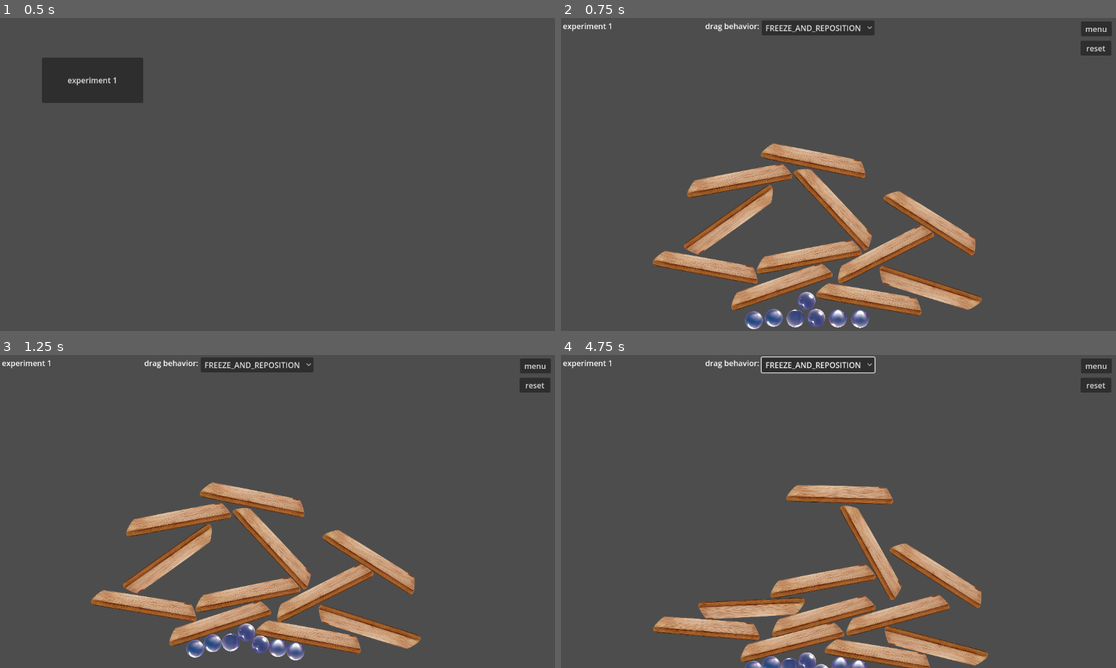
Above: before the commit, frames 1-4 (two rows, left to right).
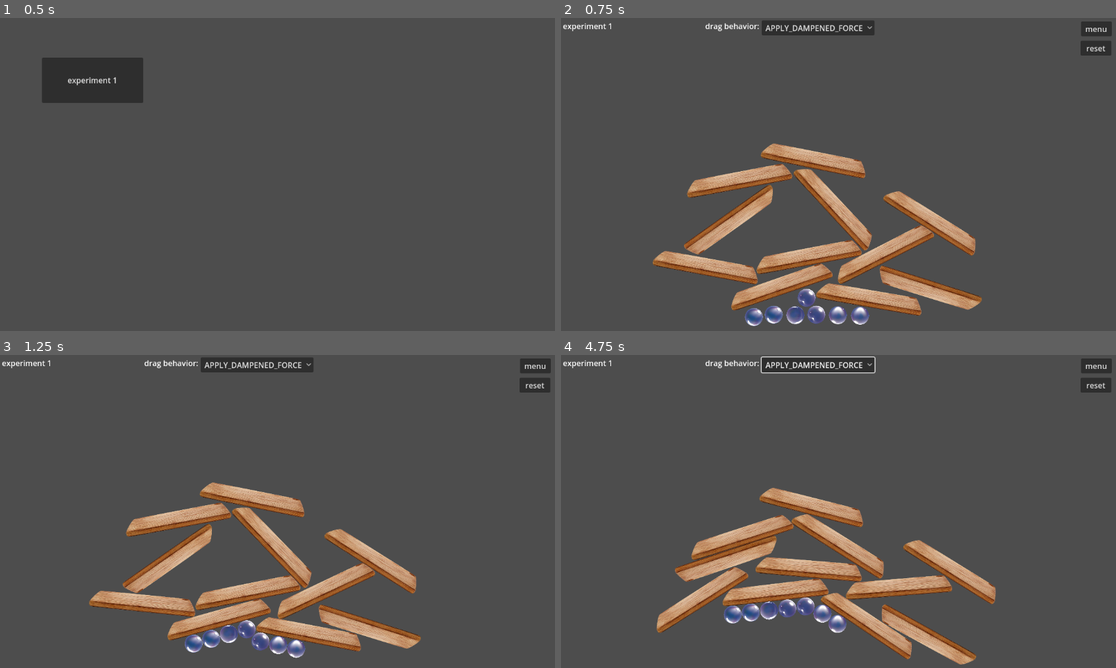
Above: after the commit, the same moments.

Repository: outrightmental/ggj25-bubble-up
Game: Godot game, scene res://scenes/main.tscn
Same seed, same stepped clock (60 frames per second), same inputs: the game is played once before the commit and once after it.
Inputs (mouse positions are in pixels of both pictures, inside the frame that each line leads up to):
- Up to frame 1 (0.5 s): no input
- Up to frame 2 (0.75 s): click "experiment 1" at 0.5 s
- Up to frame 3 (1.25 s): no input
- Up to frame 4 (4.75 s): click "FREEZE_AND_REPOSITION" (after the commit: "APPLY_DAMPENED_FORCE") at 1.25 s; click "FREEZE_AND_REPOSITION" (after the commit: "APPLY_DAMPENED_FORCE") at 2 s; click "FREEZE_AND_REPOSITION" (after the commit: "APPLY_DAMPENED_FORCE") at 2.75 s; move the mouse to (960, 495) at 3.52 s; click (960, 495) at 3.67 s; drag from (727, 527) to (810, 574) at 4.27 s

Frame 1 is identical in both runs. In frame 2, 1.2% of the frame differs, in the area x 33-56%, y 2-100%; in frame 3, 5.4%; in frame 4, 18%, in the area x 16-79%, y 2-100%.

Commit message:
checkpoint

Diff:
--- a/project/global.gd
+++ b/project/global.gd
@@ -1,7 +1,7 @@
 extends Node
 
 enum DragBehavior { FREEZE_AND_REPOSITION, APPLY_DAMPENED_FORCE }
-var drag_behavior: DragBehavior = DragBehavior.FREEZE_AND_REPOSITION
+var drag_behavior: DragBehavior = DragBehavior.APPLY_DAMPENED_FORCE
 
 
 func set_drag_behavior(new_behavior: DragBehavior):
--- a/project/models/bubble/bubble.tscn
+++ b/project/models/bubble/bubble.tscn
@@ -11,7 +11,8 @@
 
 [node name="Bubble" type="RigidBody2D"]
 physics_material_override = SubResource("PhysicsMaterial_n8s3h")
-gravity_scale = -0.25
+gravity_scale = -1.0
+linear_damp = 5.0
 script = ExtResource("1_a2r14")
 
 [node name="CollisionShape2D" type="CollisionShape2D" parent="."]
